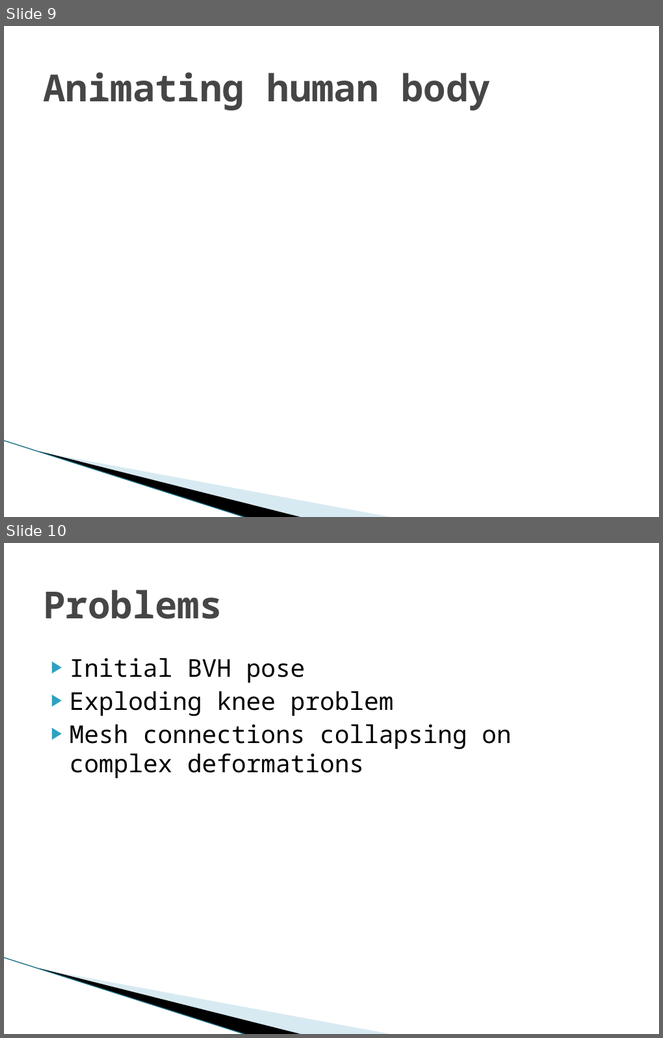
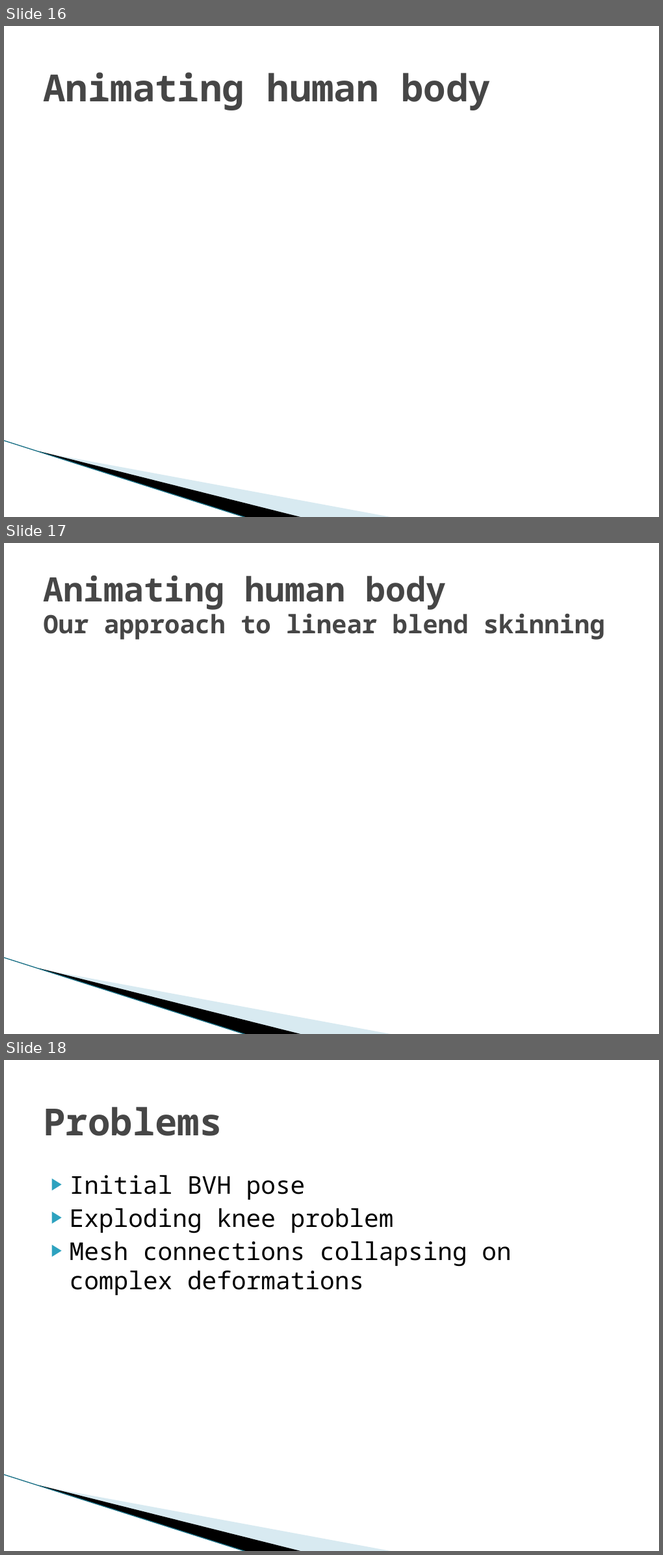
Before and after one commit to hobama/cvg01, a slide deck: docs/Presentation/Presentation.pptx. Shown one above the other, each under a label of ours: slides 9 and 10 before the commit, slides 16, 17 and 18 after it. The pictures are 663x1038 and 663x1555 pixels, drawn with LibreOffice and Linux fonts; fonts in the diff are those of the drawing; background and template pictures are left out. Boxes give left, top, right and bottom in pixels: in the first picture for what was removed or moved away, otherwise in the second. Text is boxed around its words. In the diff, an @@ line names an element or a change of style, - is before the commit and + after.

```diff
--- a/docs/Presentation/Presentation.pptx
+++ b/docs/Presentation/Presentation.pptx
@@ slide 17 added at (x1=4, y1=543, x2=659, y2=1034), background #FFFFFF; not listed: 3 template elements that a slide beside it also shows @@
@@ title added at (x1=43, y1=575, x2=605, y2=640), 27.9 pt, text #464646, bold @@
+Animating human body
+Our approach to linear blend skinning
@@ what was slide 9 is now slide 16 @@
@@ what was slide 10 is now slide 18 @@
```
Also in this commit, not shown: 4 slides changed, 10 other slides added.
